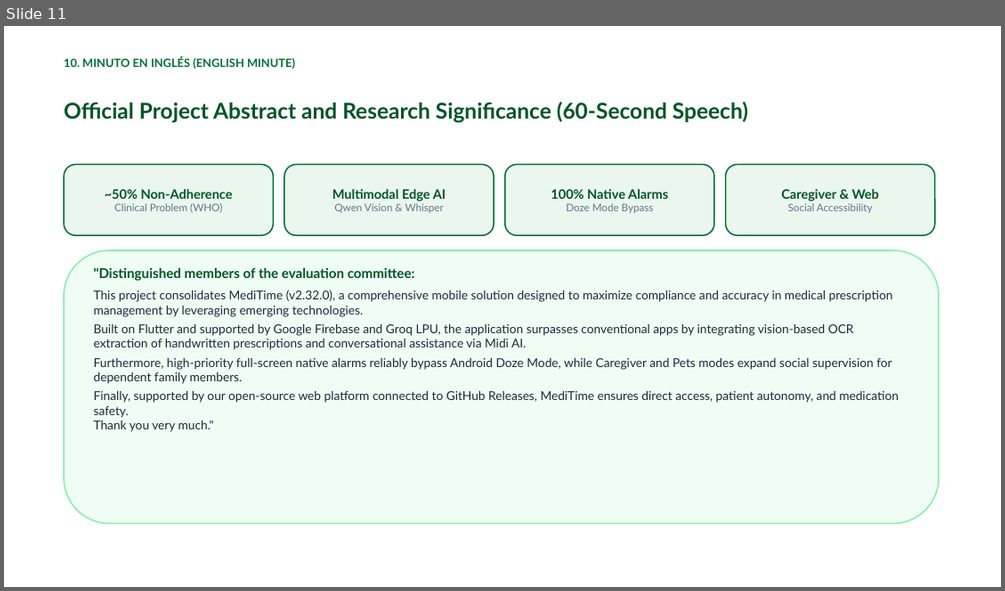
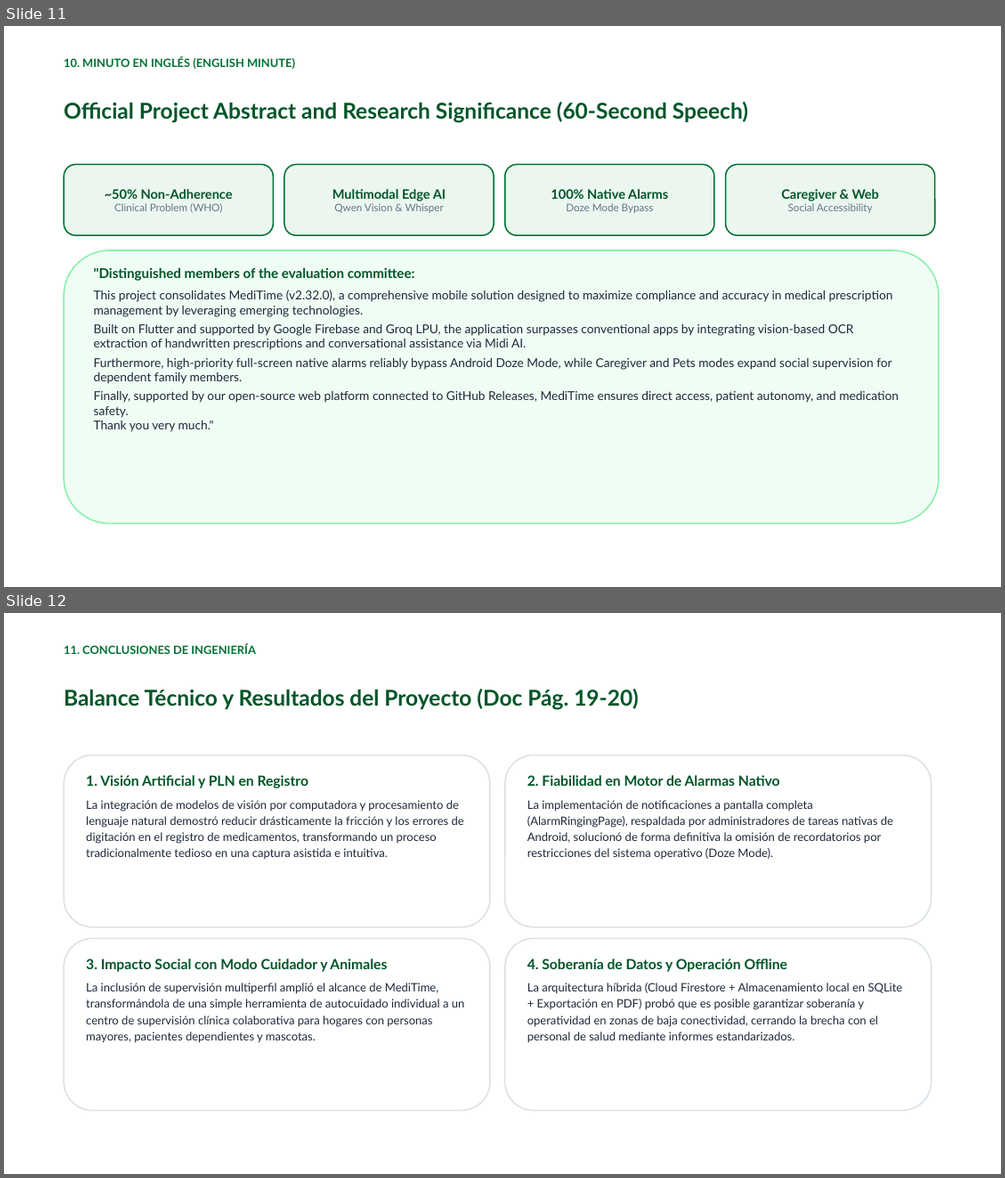
Before and after one commit to JDkinior/MediTime, a slide deck: documentos/C3_Desarrollo de una aplicacion movil para la gestion de tratamientos medicos_Delgado&Arevalo.pptx. Shown one above the other, each under a label of ours: slide 11 before the commit, slides 11 and 12 after it. The pictures are 1005x591 and 1005x1178 pixels, drawn with LibreOffice and Linux fonts; fonts in the diff are those of the drawing; background and template pictures are left out. Boxes give left, top, right and bottom in pixels: in the first picture for what was removed or moved away, otherwise in the second. Text is boxed around its words. In the diff, an @@ line names an element or a change of style, - is before the commit and + after.

```diff
--- a/documentos/C3_Desarrollo de una aplicacion movil para la gestion de tratamientos medicos_Delgado&Arevalo.pptx
+++ b/documentos/C3_Desarrollo de una aplicacion movil para la gestion de tratamientos medicos_Delgado&Arevalo.pptx
@@ slide 12 added at [4, 613, 1001, 1174], background picture (left out) @@
@@ text added at [64, 644, 256, 654], 11 pt, text #007236, bold @@
+11. CONCLUSIONES DE INGENIERÍA
@@ text added at [64, 689, 639, 710], 21 pt, text #005528, bold @@
+Balance Técnico y Resultados del Proyecto (Doc Pág. 19-20)
@@ rounded rectangle added at [64, 755, 490, 927], fill #FFFFFF, outline #DAE1E7 1.3 pt @@
@@ rounded rectangle added at [505, 755, 931, 927], fill #FFFFFF, outline #DAE1E7 1.3 pt @@
@@ text added at [86, 775, 464, 859], 11.2 pt, text #1E293B @@
+1. Visión Artificial y PLN en Registro
+La integración de modelos de visión por computadora y procesamiento de lenguaje natural demostró reducir drásticamente la fricción y los errores de digitación en el registro de medicamentos, transformando un proceso tradicionalmente tedioso en una captura asistida e intuitiva.
@@ text added at [527, 775, 893, 859], 11.2 pt, text #1E293B @@
+2. Fiabilidad en Motor de Alarmas Nativo
+La implementación de notificaciones a pantalla completa (AlarmRingingPage), respaldada por administradores de tareas nativas de Android, solucionó de forma definitiva la omisión de recordatorios por restricciones del sistema operativo (Doze Mode).
@@ rounded rectangle added at [64, 938, 490, 1111], fill #FFFFFF, outline #DAE1E7 1.3 pt @@
@@ text added at [86, 958, 465, 1043], 11.2 pt, text #1E293B @@
+3. Impacto Social con Modo Cuidador y Animales
+La inclusión de supervisión multiperfil amplió el alcance de MediTime, transformándola de una simple herramienta de autocuidado individual a un centro de supervisión clínica colaborativa para hogares con personas mayores, pacientes dependientes y mascotas.
@@ rounded rectangle added at [505, 938, 931, 1111], fill #FFFFFF, outline #DAE1E7 1.3 pt @@
@@ text added at [527, 958, 903, 1043], 11.2 pt, text #1E293B @@
+4. Soberanía de Datos y Operación Offline
+La arquitectura híbrida (Cloud Firestore + Almacenamiento local en SQLite + Exportación en PDF) probó que es posible garantizar soberanía y operatividad en zonas de baja conectividad, cerrando la brecha con el personal de salud mediante informes estandarizados.
```
Also in this commit, not shown: 2 slides changed, 4 other files.
